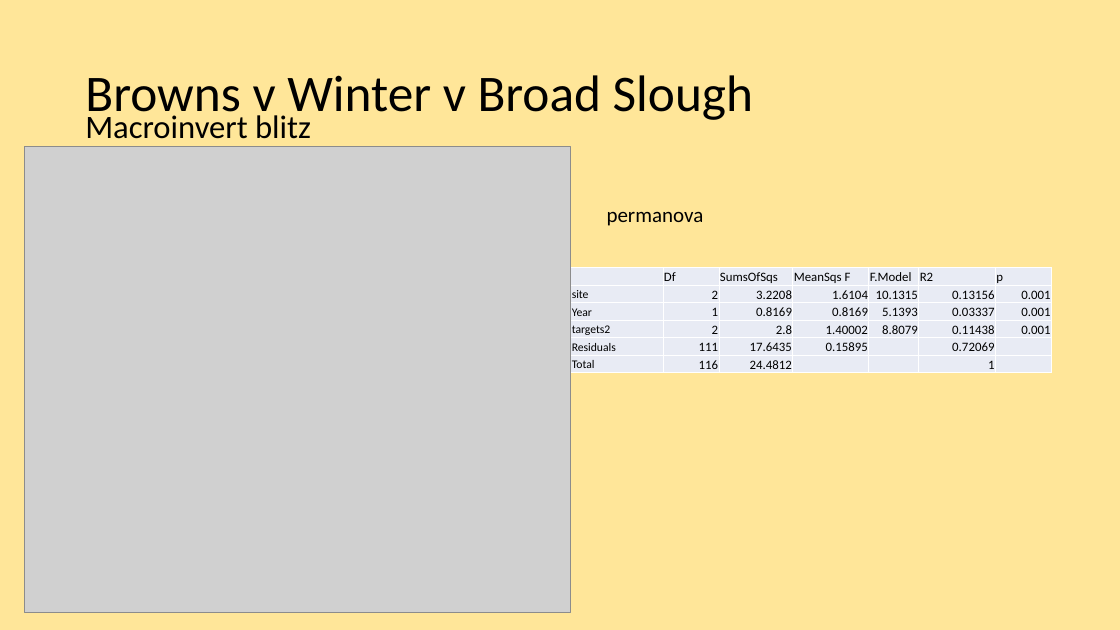
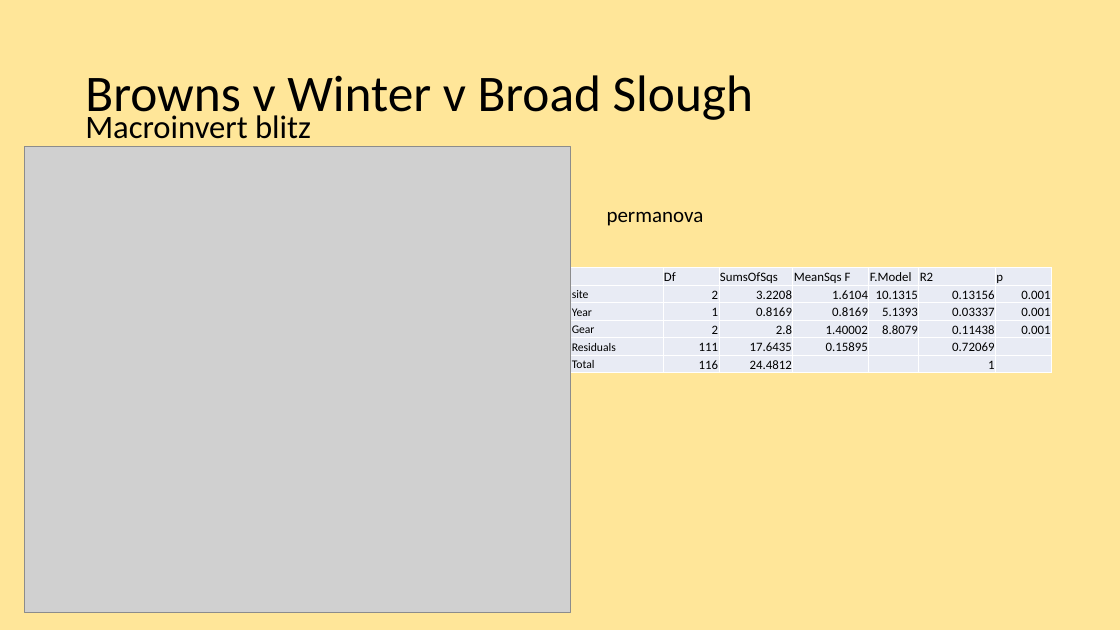
Before and after one commit to rosehartman/FRPreport2018, a slide deck: slide 52 of May phase IV analyses.pptx. Drawn at 1120x630 pixels with LibreOffice and Linux fonts; fonts in the diff are those of the drawing; grey boxes stand for pictures. Boxes give left, top, right and bottom in pixels: in the first picture for what was removed or moved away, otherwise in the second. Text is boxed around its words. In the diff, an @@ line names an element or a change of style, - is before the commit and + after.

```diff
--- a/May phase IV analyses.pptx
+++ b/May phase IV analyses.pptx
@@ table at (571, 268, 1053, 373) @@
-row 4, column 1: targets2
+row 4, column 1: Gear
```
Also in this commit, not shown: 7 other slides changed, 24 other files.
